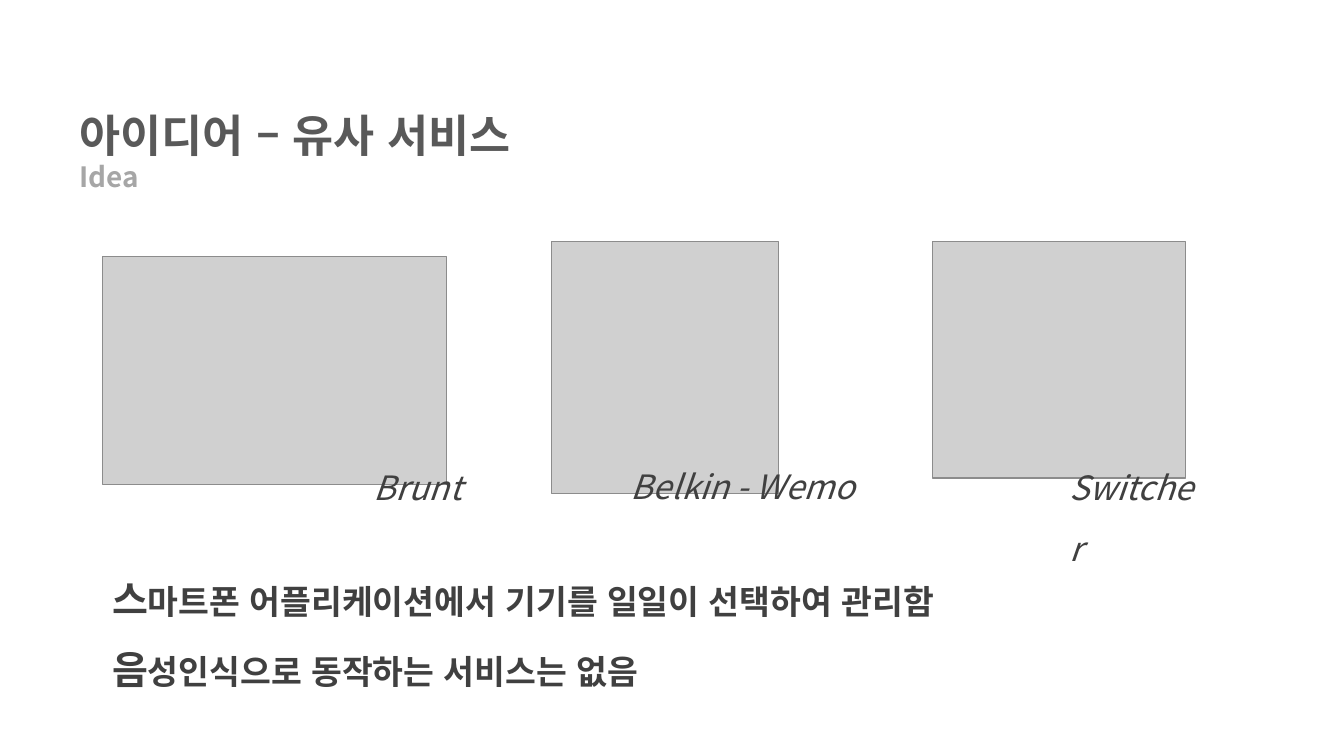
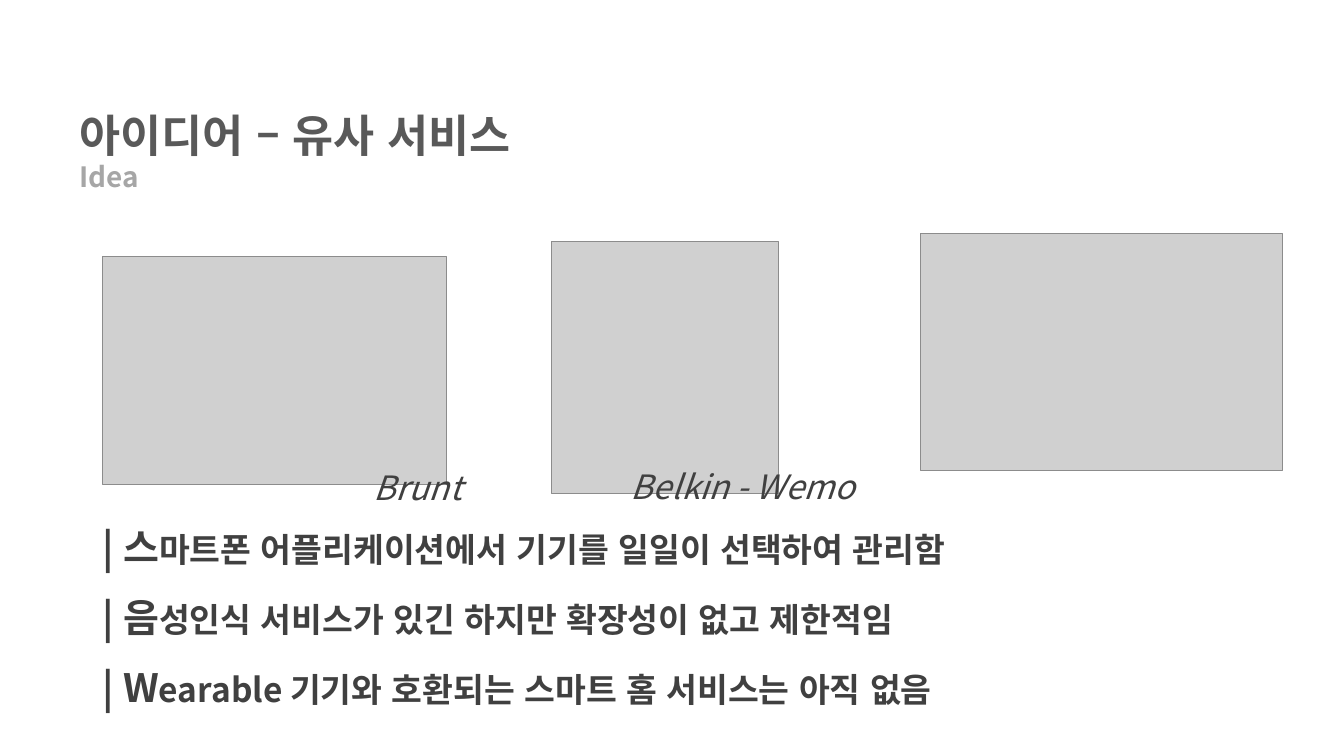
Before and after one commit to Ajou-masinda/Project_malhanda, a slide deck: slide 6 of Presentation/Concept_presentation.pptx. Drawn at 1344x751 pixels with LibreOffice and Linux fonts; fonts in the diff are those of the drawing; grey boxes stand for pictures; background and template pictures are left out. Boxes give left, top, right and bottom in pixels: in the first picture for what was removed or moved away, otherwise in the second. Text is boxed around its words. In the diff, an @@ line names an element or a change of style, - is before the commit and + after.

```diff
--- a/Presentation/Concept_presentation.pptx
+++ b/Presentation/Concept_presentation.pptx
@@ picture: place and size @@
-picture at (932,242,1185,478)
+picture at (920,233,1283,470)
@@ text removed at (1059,443,1215,507) @@
-Switcher
@@ text at (123,531,945,705): text changed @@
-스마트폰 어플리케이션에서 기기를 일일이 선택하여 관리함
-음성인식으로 동작하는 서비스는 없음
+| 스마트폰 어플리케이션에서 기기를 일일이 선택하여 관리함
+| 음성인식 서비스가 있긴 하지만 확장성이 없고 제한적임
+| Wearable 기기와 호환되는 스마트 홈 서비스는 아직 없음
```
Also in this commit, not shown: 2 other slides changed, 1 other file.
